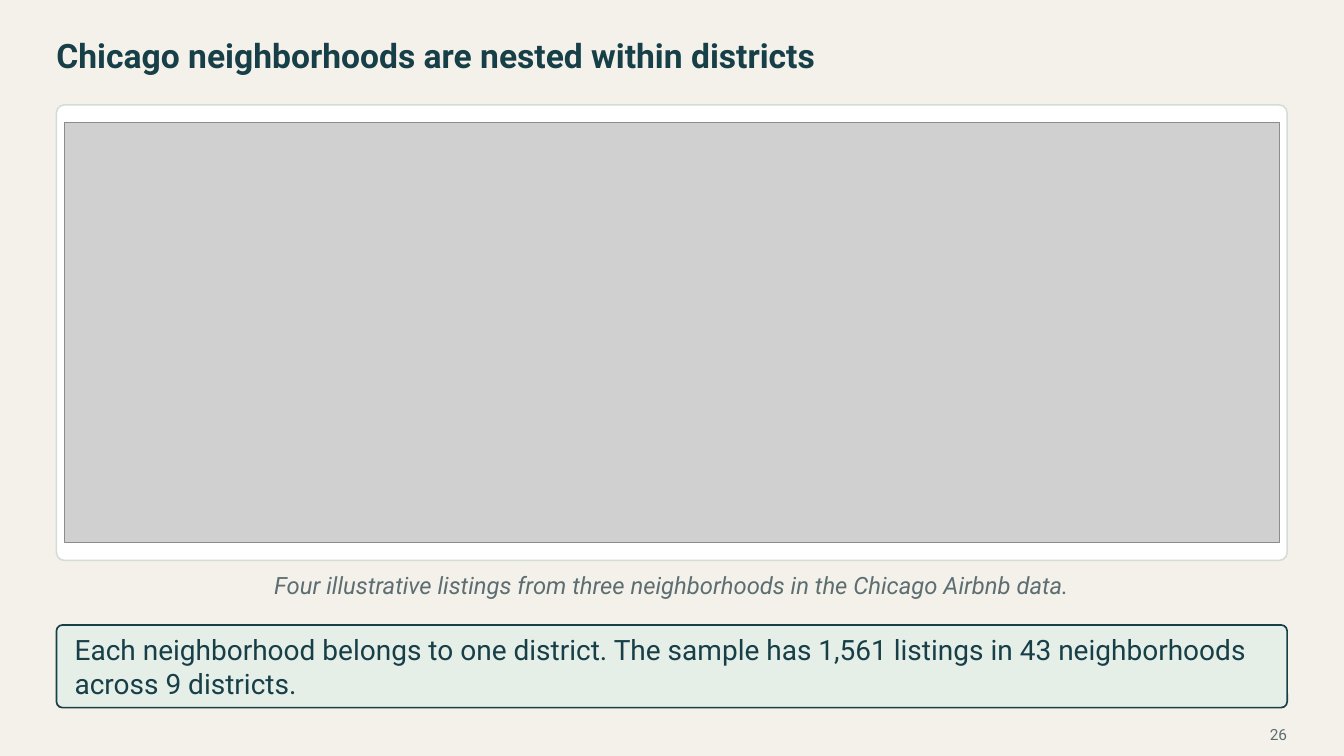
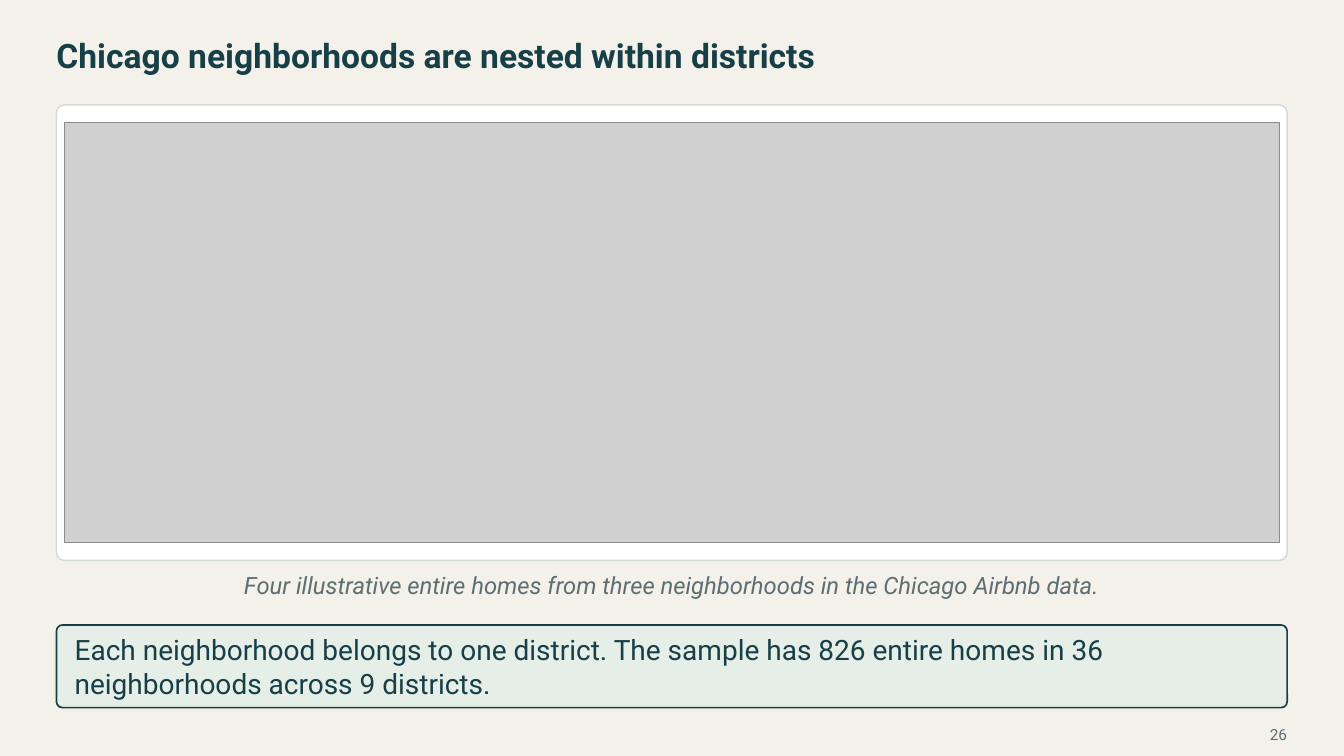
Before and after one commit to Postmus/BeyondMLR, a slide deck: slide 26 of lectures_2627/week3/Beyond_MLR_Week_3.pptx. Drawn at 1344x756 pixels with LibreOffice and Linux fonts; fonts in the diff are those of the drawing; grey boxes stand for pictures. Boxes give left, top, right and bottom in pixels: in the first picture for what was removed or moved away, otherwise in the second. Text is boxed around its words. In the diff, an @@ line names an element or a change of style, - is before the commit and + after.

Commit message:
Focus Week 3 Airbnb labs and lecture on entire homes
Center capacity at four guests and compare four- and five-guest homes at WalkScores 85 and 91. Update the nested-model results and show neighborhood WalkScores by district.

```diff
--- a/lectures_2627/week3/Beyond_MLR_Week_3.pptx
+++ b/lectures_2627/week3/Beyond_MLR_Week_3.pptx
@@ text at (244,576,1099,599): text changed @@
-Four illustrative listings from three neighborhoods in the Chicago Airbnb data.
+Four illustrative entire homes from three neighborhoods in the Chicago Airbnb data.
@@ text at (75,639,1104,700): text changed @@
-Each neighborhood belongs to one district. The sample has 1,561 listings in 43 neighborhoods across 9 districts.
+Each neighborhood belongs to one district. The sample has 826 entire homes in 36 neighborhoods across 9 districts.
```
Also in this commit, not shown: 5 other slides changed, 2 slides added, 2 slides removed, 12 other files.
